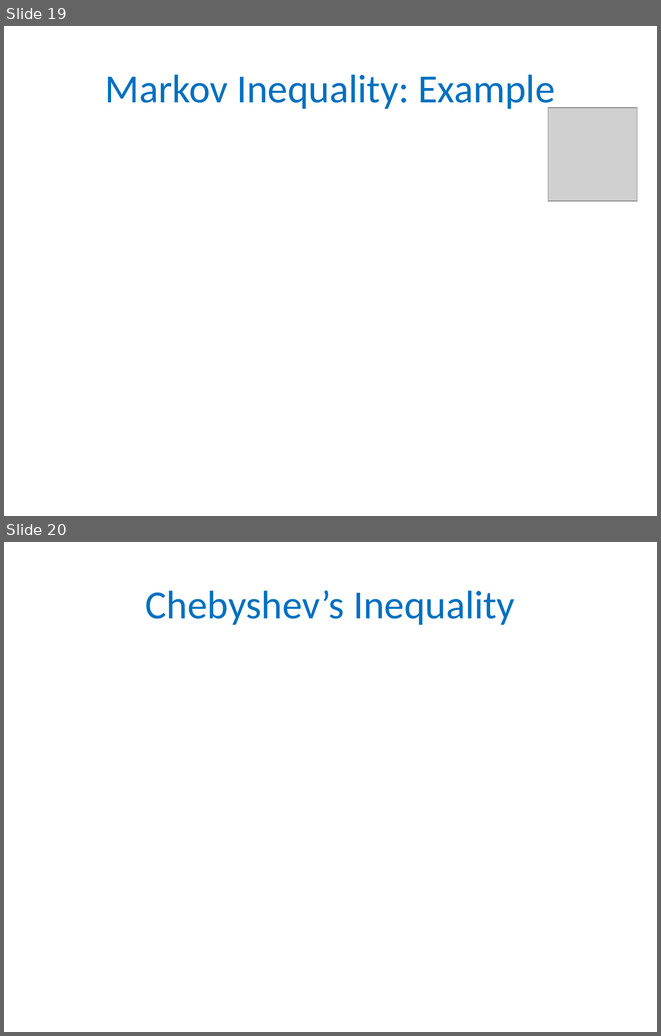
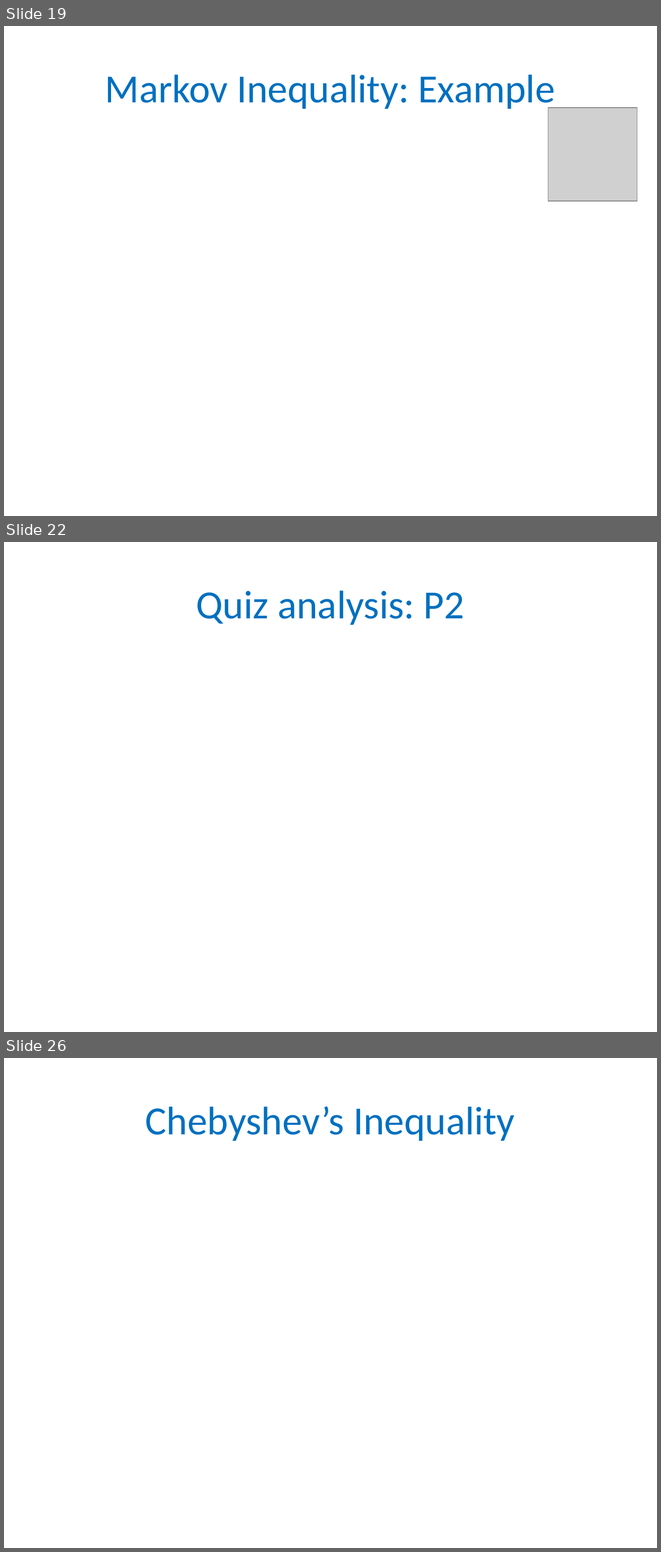
Before and after one commit to gyaroslavtsev/gyaroslavtsev.github.io, a slide deck: b609/lec01.pptx. Shown one above the other, each under a label of ours: slides 19 and 20 before the commit, slides 19, 22 and 26 after it; the slides between them are not shown. The pictures are 661x1036 and 661x1552 pixels, drawn with LibreOffice and Linux fonts; fonts in the diff are those of the drawing; grey boxes stand for pictures. Boxes give left, top, right and bottom in pixels: in the first picture for what was removed or moved away, otherwise in the second. Text is boxed around its words. In the diff, an @@ line names an element or a change of style, - is before the commit and + after.

```diff
--- a/b609/lec01.pptx
+++ b/b609/lec01.pptx
@@ slide 22 added at box(4, 542, 657, 1032), background #FFFFFF @@
@@ title added at box(196, 590, 465, 625), 44 pt, text #0070C0 @@
+Quiz analysis: P2
@@ what was slide 20 is now slide 26 @@
```
Also in this commit, not shown: 1 slide changed, 5 other slides added, 23 other files.
